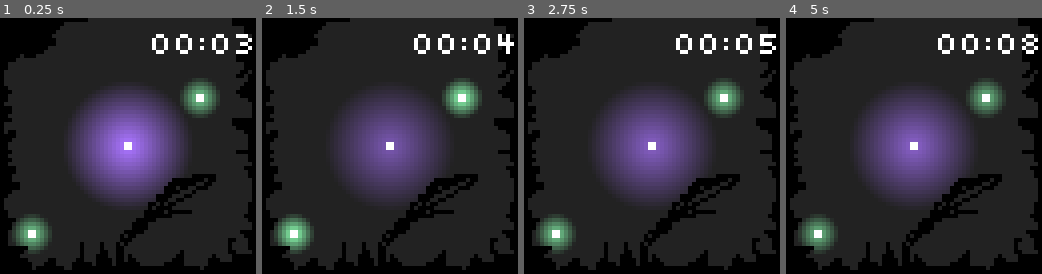
Above: before the commit, frames 1-4 (left to right).
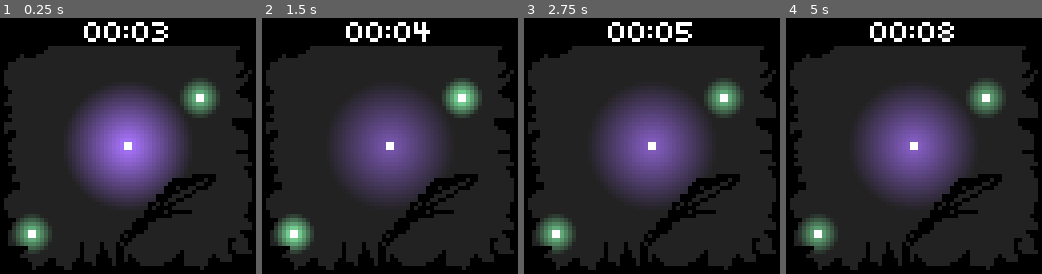
Above: after the commit, the same moments.

Repository: IceTyp/Voidvasion
Game: Godot game, scene res://src/map.tscn
The game is run twice, just before and just after one commit, with the same random seed, the same clock (stepped at 60 frames per second) and the same inputs.
Inputs:
- Up to frame 1 (0.25 s): no input
- Up to frame 2 (1.5 s): tap Enter at 0.5 s
- Up to frame 3 (2.75 s): no input
- Up to frame 4 (5 s): no input

The runs differ from the first frame. In frame 1, 7.9% of the frame differs, in the area x 20-99%, y 0-15%; in frame 2, 7.8%; in frame 3, 7.8%; in frame 4, 7.9%.

Commit message:
improve timer and add black rect behind it

Diff:
--- a/godot/assets/theme/ui_theme.tres
+++ b/godot/assets/theme/ui_theme.tres
@@ -1,7 +1,13 @@
-[gd_resource type="Theme" load_steps=2 format=3 uid="uid://b80yagb12wjpq"]
+[gd_resource type="Theme" load_steps=3 format=3 uid="uid://b80yagb12wjpq"]
 
 [ext_resource type="FontFile" uid="uid://cjuo1dw5eeqle" path="res://assets/theme/Silkscreen/Silkscreen-Regular.ttf" id="1_lpqip"]
 
+[sub_resource type="FontVariation" id="FontVariation_0m6o7"]
+base_font = ExtResource("1_lpqip")
+spacing_glyph = -1
+spacing_top = -3
+spacing_bottom = -4
+
 [resource]
-default_font = ExtResource("1_lpqip")
+default_font = SubResource("FontVariation_0m6o7")
 default_font_size = 8
--- a/godot/src/user_interface/game_menu.tscn
+++ b/godot/src/user_interface/game_menu.tscn
@@ -1,6 +1,15 @@
-[gd_scene load_steps=2 format=3 uid="uid://gu2328w2x2tp"]
+[gd_scene load_steps=5 format=3 uid="uid://gu2328w2x2tp"]
 
+[ext_resource type="Theme" uid="uid://b80yagb12wjpq" path="res://assets/theme/ui_theme.tres" id="1_uuba0"]
 [ext_resource type="PackedScene" uid="uid://eqkgew17fiwo" path="res://src/user_interface/time.tscn" id="1_x67jg"]
+
+[sub_resource type="Gradient" id="Gradient_clksn"]
+offsets = PackedFloat32Array(0)
+colors = PackedColorArray(0, 0, 0, 1)
+
+[sub_resource type="GradientTexture2D" id="GradientTexture2D_djdlo"]
+gradient = SubResource("Gradient_clksn")
+height = 7
 
 [node name="GameMenu" type="Control"]
 layout_mode = 3
@@ -9,12 +18,20 @@
 anchor_bottom = 1.0
 grow_horizontal = 2
 grow_vertical = 2
+theme = ExtResource("1_uuba0")
+
+[node name="TextureRect" type="TextureRect" parent="."]
+layout_mode = 0
+offset_right = 64.0
+offset_bottom = 7.0
+texture = SubResource("GradientTexture2D_djdlo")
 
 [node name="Time" parent="." instance=ExtResource("1_x67jg")]
 layout_mode = 1
-anchors_preset = 1
-anchor_left = 1.0
-offset_left = -26.0
+anchors_preset = 5
+anchor_left = 0.5
+anchor_right = 0.5
+offset_left = -13.0
+offset_right = 13.0
 offset_bottom = 23.0
-grow_horizontal = 0
 text = "31:25"
